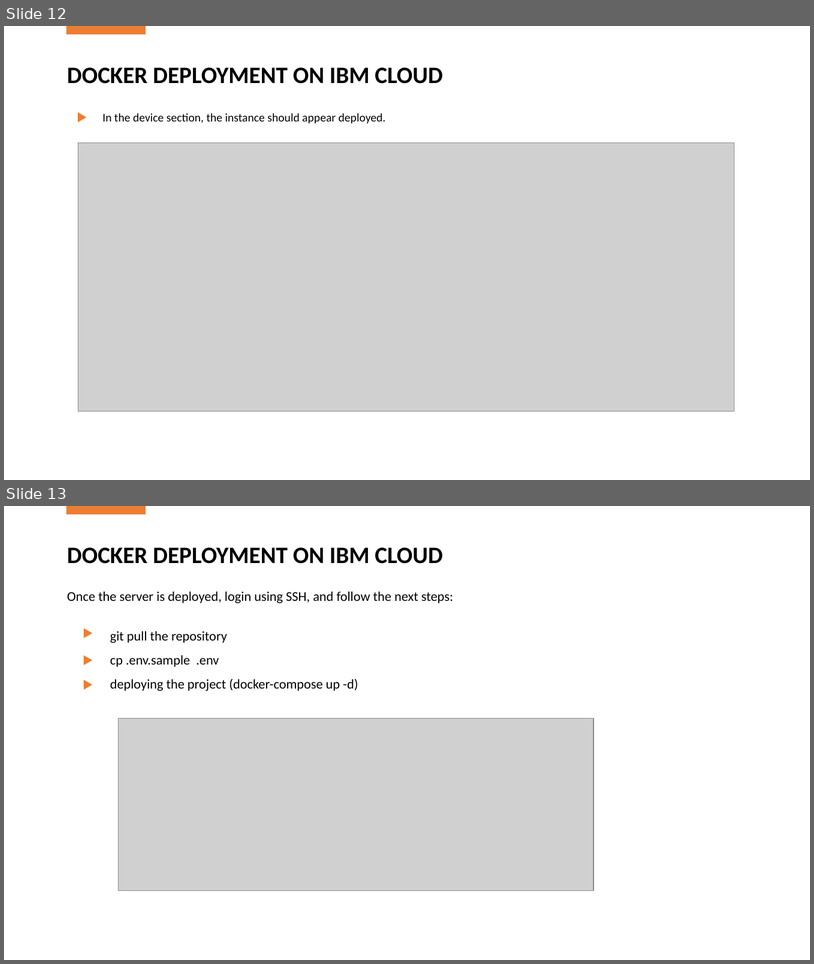
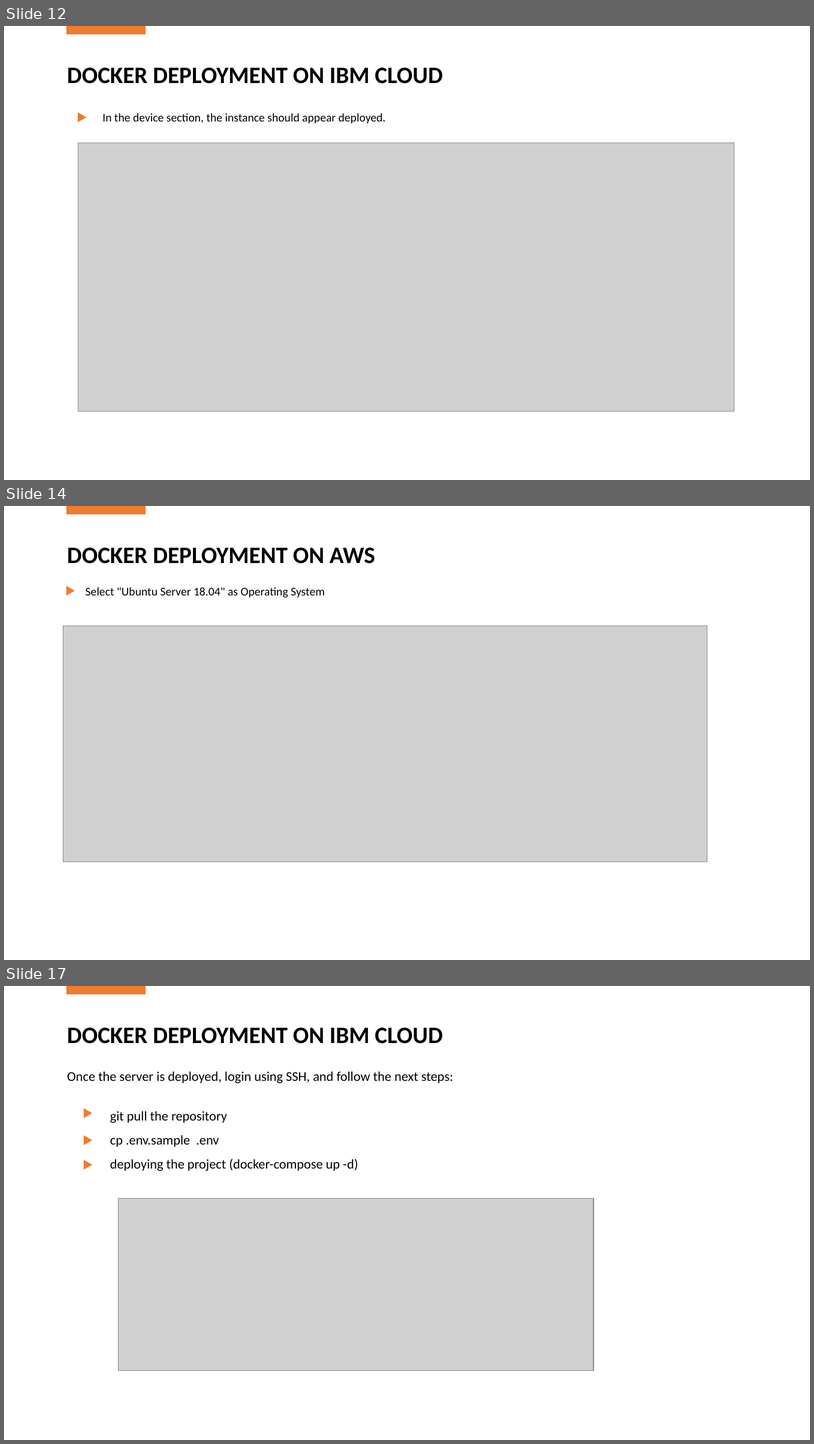
Before and after one commit to jkh400/random99, a slide deck: Final Project.pptx. Shown one above the other, each under a label of ours: slides 12 and 13 before the commit, slides 12, 14 and 17 after it; the slides between them are not shown. The pictures are 814x964 and 814x1444 pixels, drawn with LibreOffice and Linux fonts; fonts in the diff are those of the drawing; grey boxes stand for pictures. Boxes give left, top, right and bottom in pixels: in the first picture for what was removed or moved away, otherwise in the second. Text is boxed around its words. In the diff, an @@ line names an element or a change of style, - is before the commit and + after.

```diff
--- a/Final Project.pptx
+++ b/Final Project.pptx
@@ slide 14 added at <box>4,506,810,960</box>, background #FFFFFF @@
@@ rectangle added at <box>67,506,145,514</box>, fill #ED7D31, outline #ED7D31 1 pt @@
@@ text added at <box>67,547,375,564</box>, 28 pt, text #000000, bold @@
+DOCKER DEPLOYMENT ON AWS
@@ triangle added at <box>67,586,74,595</box>, fill #ED7D31, outline #ED7D31 1 pt @@
@@ text added at <box>86,587,325,598</box>, 14 pt, text #000000 @@
+Select "Ubuntu Server 18.04" as Operating System
@@ picture added at <box>63,626,708,862</box> @@
@@ what was slide 13 is now slide 17 @@
```
Also in this commit, not shown: 3 other slides added, 1 other file.
